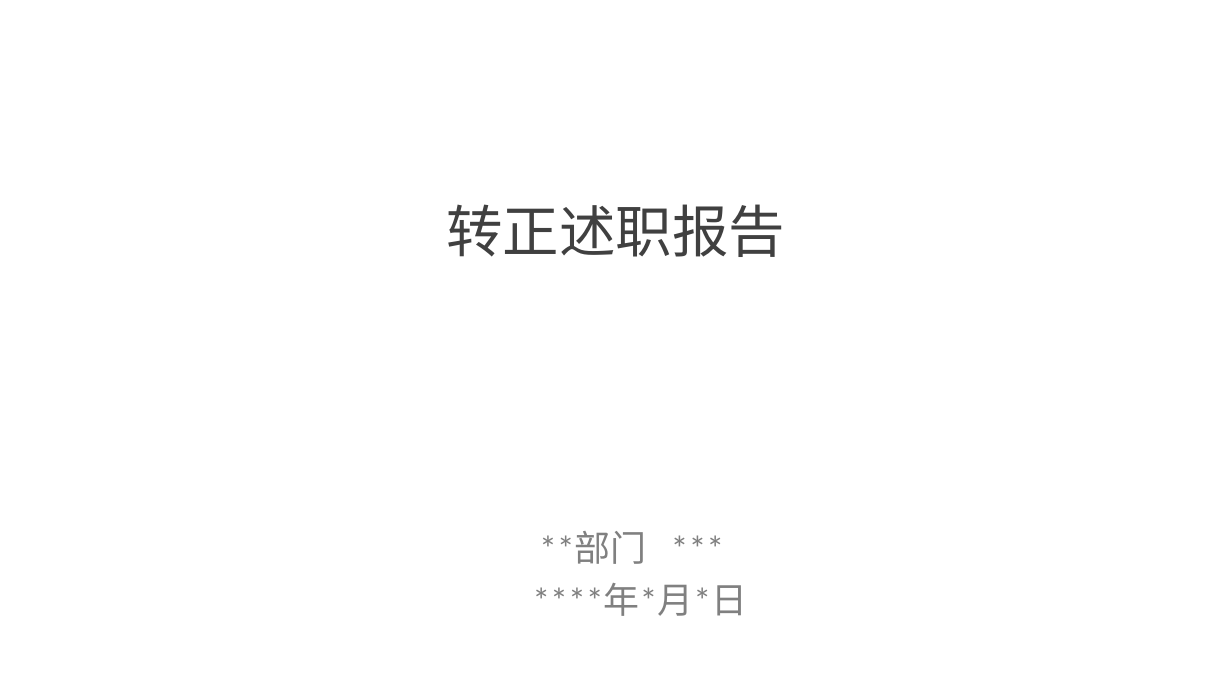
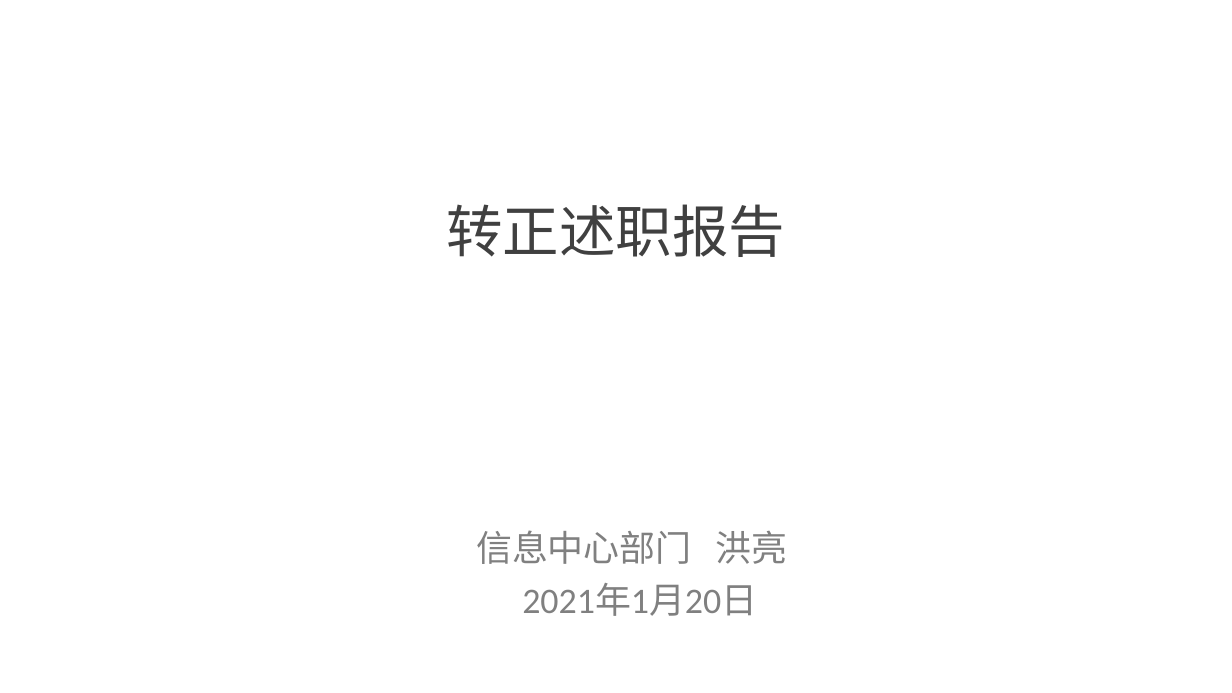
Before and after one commit to light-hong/2021web, a slide deck: slide 1 of 上海比户员工试用期转正PPT模版.pptx. Drawn at 1232x693 pixels with LibreOffice and Linux fonts; fonts in the diff are those of the drawing; background and template pictures are left out. Boxes give left, top, right and bottom in pixels: in the first picture for what was removed or moved away, otherwise in the second. Text is boxed around its words. In the diff, an @@ line names an element or a change of style, - is before the commit and + after.

```diff
--- a/上海比户员工试用期转正PPT模版.pptx
+++ b/上海比户员工试用期转正PPT模版.pptx
@@ subtitle at [476,530,788,616]: text changed @@
-**部门 ***
-****年*月*日
+信息中心部门 洪亮
+2021年1月20日
```
Also in this commit, not shown: 11 other slides changed.
